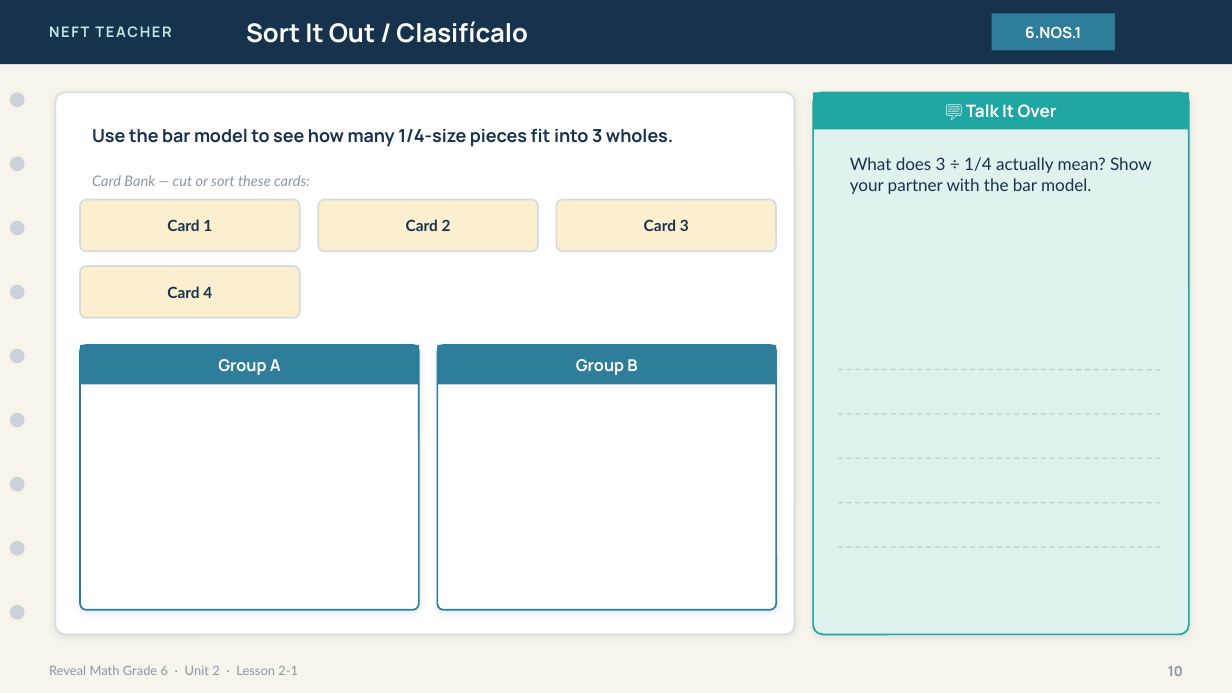
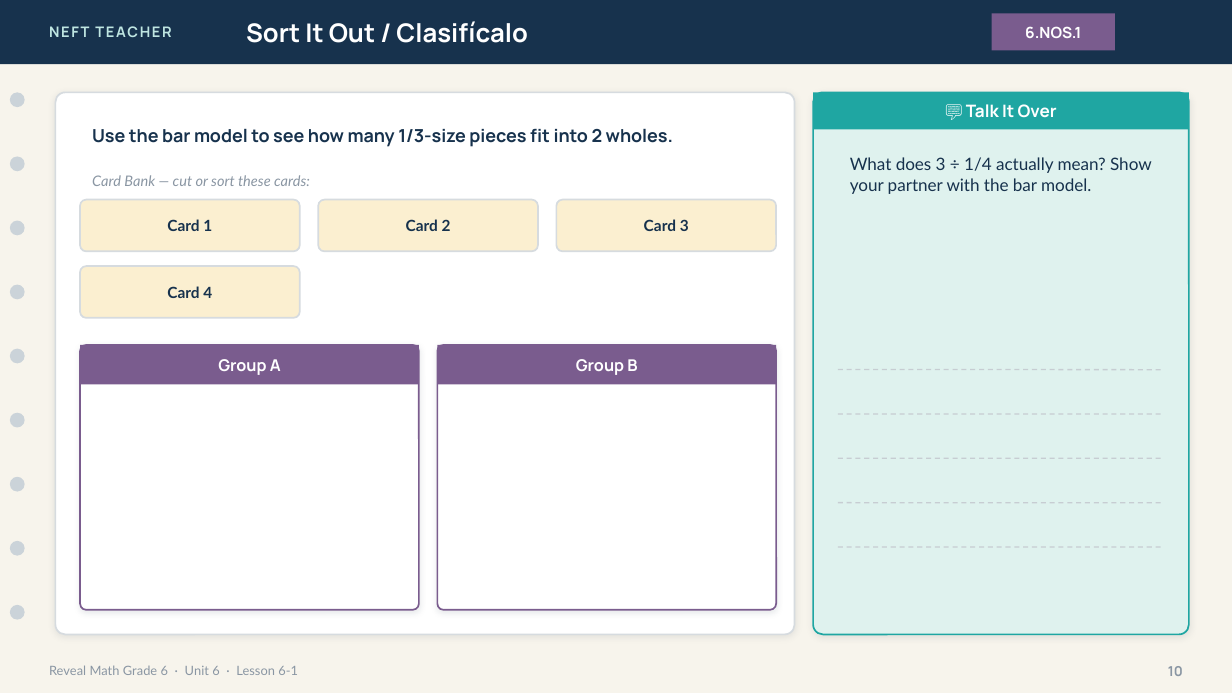
Before and after one commit to Baltimoreteacher1/neft-classroom-html-activities, a slide deck: slide 10 of lessons/6-1/slides.pptx. Drawn at 1232x693 pixels with LibreOffice and Linux fonts; fonts in the diff are those of the drawing. Boxes give left, top, right and bottom in pixels: in the first picture for what was removed or moved away, otherwise in the second. Text is boxed around its words. In the diff, an @@ line names an element or a change of style, - is before the commit and + after.

```diff
--- a/lessons/6-1/slides.pptx
+++ b/lessons/6-1/slides.pptx
@@ text at bbox=[92, 128, 673, 147]: text changed @@
-Use the bar model to see how many 1/4-size pieces fit into 3 wholes.
+Use the bar model to see how many 1/3-size pieces fit into 2 wholes.
@@ rounded rectangle at bbox=[80, 345, 419, 610]: outline #2E7D9A 1 pt to #7A5C8E 1 pt @@
@@ fill #2E7D9A to #7A5C8E in 3 elements at bbox=[992, 14, 1115, 51], bbox=[80, 345, 419, 384], bbox=[437, 345, 776, 384] @@
@@ rounded rectangle at bbox=[437, 345, 776, 610]: outline #2E7D9A 1 pt to #7A5C8E 1 pt @@
@@ text at bbox=[49, 665, 298, 675]: text changed @@
-Reveal Math Grade 6 · Unit 2 · Lesson 2-1
+Reveal Math Grade 6 · Unit 6 · Lesson 6-1
```
Also in this commit, not shown: 16 other slides changed, 35 other files.
